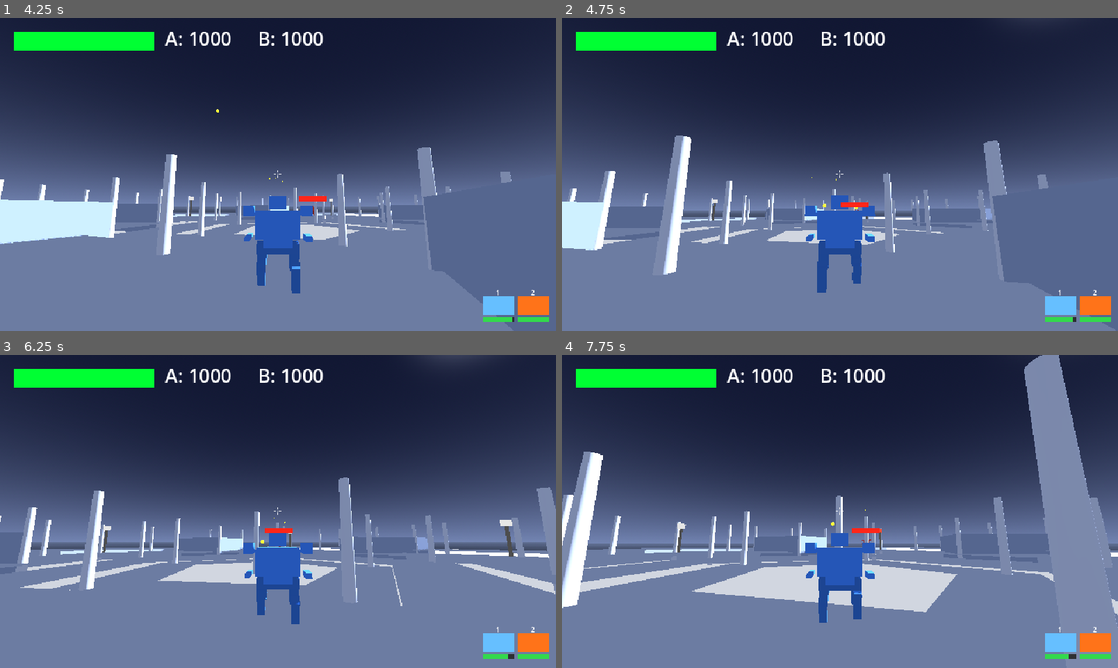
Above: before the commit, frames 1-4 (two rows, left to right).
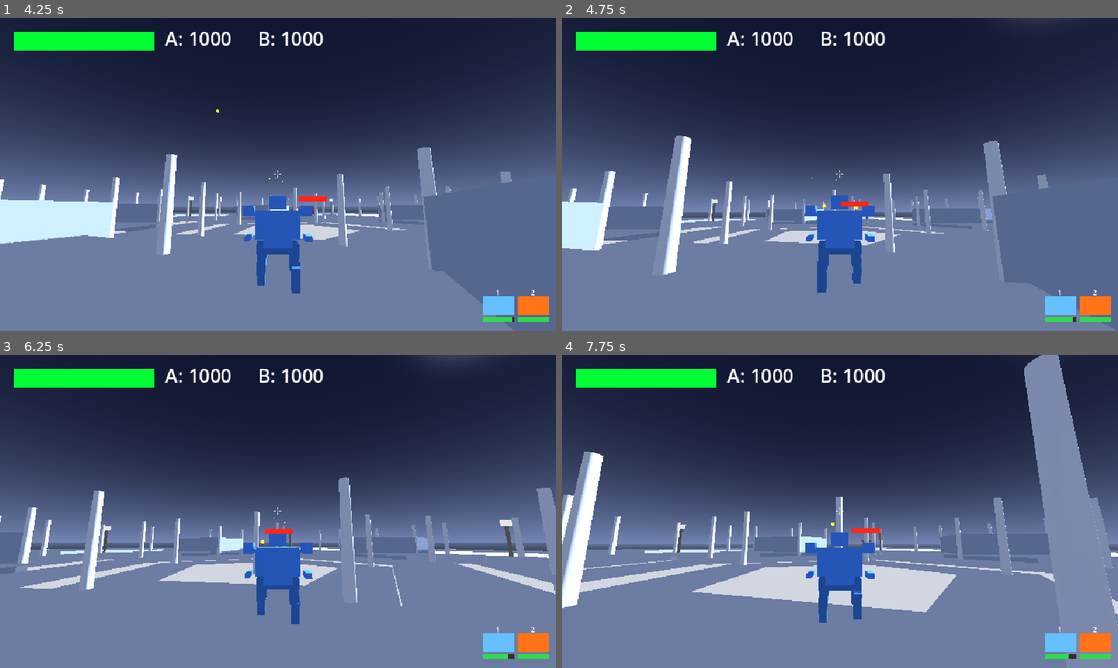
Above: after the commit, the same moments.

Repository: jonathandaley/Hardpoint
Game: Godot game, scene res://scenes/ui/TitleScreen.tscn
Same seed, same stepped clock (60 frames per second), same inputs: the game is played once before the commit and once after it.
Inputs (mouse positions are in pixels of both pictures, inside the frame that each line leads up to):
- Up to frame 1 (4.25 s): tap Enter (ui_accept) at 0.5, 0.77, 3.77 s; move the mouse to (400, 158) at 0.52 s; press the mouse at (400, 158) at 0.53 s; hold D (move_right) 0.53-1.25 s; release the mouse at (400, 158) at 1.25 s; click "MECH" at 1.25 s; click "PILOT" at 2 s; click "FIND MATCH" at 2.75 s; move the mouse to (250, 174) at 3.52 s; hold W (move_forward) from 3.53 s (still down); right-click (250, 174) at 3.6 s
- Up to frame 2 (4.75 s): keep holding W (move_forward); move the mouse to (851, 168) at 4.27 s; press the mouse at (851, 168) at 4.28 s
- Up to frame 3 (6.25 s): keep holding W (move_forward); move the mouse to (272, 517) at 5.02 s; release the mouse at (272, 517) at 5.03 s; right-click (272, 517) at 5.1 s; tap Enter (ui_accept) at 5.27, 6.02 s; move the mouse to (316, 514) at 5.77 s; press the mouse at (316, 514) at 5.78 s
- Up to frame 4 (7.75 s): keep holding W (move_forward); move the mouse to (795, 508) at 6.52 s; release the mouse at (795, 508) at 6.53 s; right-click (795, 508) at 6.6 s; tap Enter (ui_accept) at 6.77 s; move the mouse to (845, 511) at 7.27 s; press the mouse at (845, 511) at 7.28 s

Frame 1 is identical in both runs. In frame 2, 0.4% of the frame differs, in the area x 0-88%, y 37-83%; in frame 3, 0.3%; in frame 4, 0.7%, in the area x 0-100%, y 0-88%.

Commit message:
Reduce Rifle shake magnitude by half
Light: 0.02->0.01, Heavy: 0.03->0.015.

Co-Authored-By: Claude Sonnet 4.6 <noreply@anthropic.com>

Diff:
--- a/scenes/weapons/RifleHeavy.tscn
+++ b/scenes/weapons/RifleHeavy.tscn
@@ -18,7 +18,7 @@
 magazine_type = 1
 refill_rate = 0.5
 projectile_speed = 55.0
-shake_magnitude = 0.03
+shake_magnitude = 0.015
 
 [node name="GunBody" type="MeshInstance3D" parent="."]
 position = Vector3(0, 0, -0.325)
--- a/scenes/weapons/RifleLight.tscn
+++ b/scenes/weapons/RifleLight.tscn
@@ -18,7 +18,7 @@
 magazine_type = 1
 refill_rate = 1.0
 projectile_speed = 55.0
-shake_magnitude = 0.02
+shake_magnitude = 0.01
 
 [node name="GunBody" type="MeshInstance3D" parent="."]
 position = Vector3(0, 0, -0.35)
